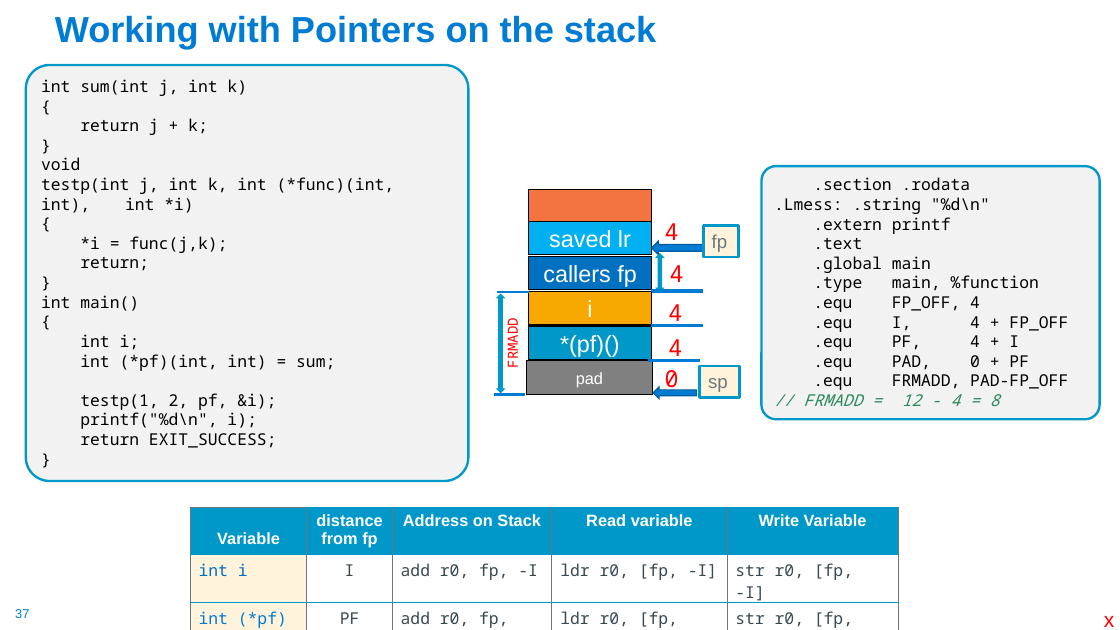
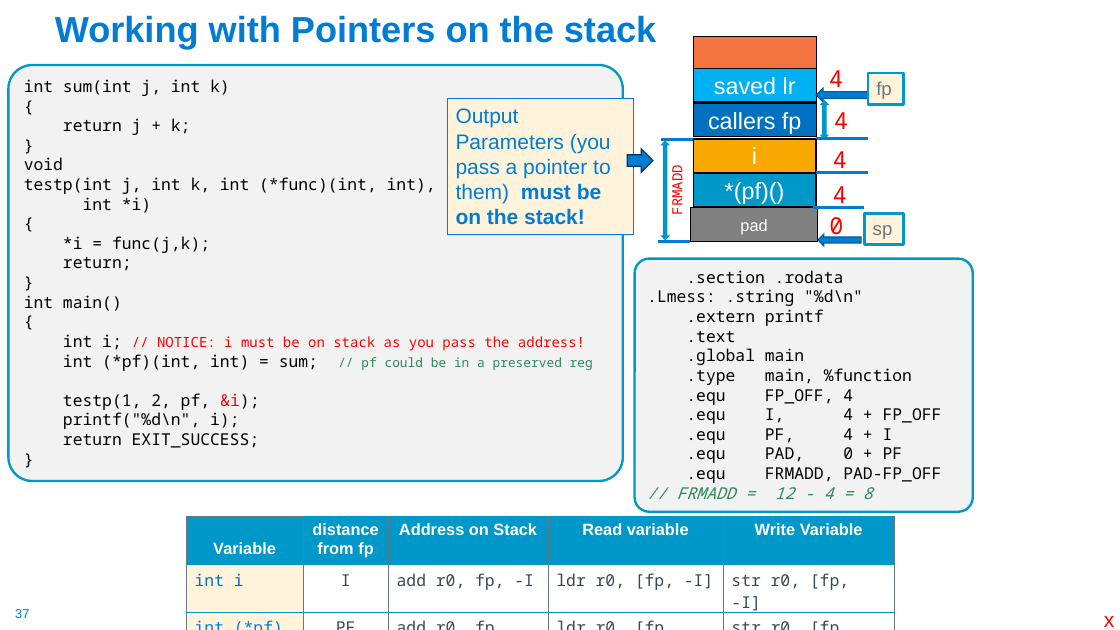
Before and after one commit to cse30-sp24/Muller-Slides, a slide deck: slide 37 of Lecture-17.pptx. Drawn at 1120x630 pixels with LibreOffice and Linux fonts; fonts in the diff are those of the drawing. Boxes give left, top, right and bottom in pixels: in the first picture for what was removed or moved away, otherwise in the second. Text is boxed around its words. In the diff, an @@ line names an element or a change of style, - is before the commit and + after.

```diff
--- a/Lecture-17.pptx
+++ b/Lecture-17.pptx
@@ rounded rectangle "int sum(int j, int k)": place and size @@
-rounded rectangle "int sum(int j, int k)" at (26,65,469,481)
+rounded rectangle "int sum(int j, int k)" at (8,65,623,481)
@@ rounded rectangle "int sum(int j, int k)" at (8,65,623,481): text colour #000000 to #FF0000 in "&i);" @@
@@ rectangle added at (447,99,634,235), fill #FFF4DB, outline #007CD5 0.75 pt, 18 pt, text #007CD5 @@
+Output Parameters (you pass a pointer to them) must be on the stack!
@@ right arrow added at (628,149,654,172), fill #007CD5, outline #00365D 1 pt @@
@@ text in rounded rectangle at (24,177,436,213): text changed @@
-testp(int j, int k, int (*func)(int, int), int *i)
+testp(int j, int k, int (*func)(int, int),
+int *i)
@@ rectangle "pad": place and size @@
-rectangle "pad" at (527,360,653,395)
+rectangle "pad" at (691,208,818,242)
@@ line moved from (649, 360) - (700, 360) to (813, 208) - (865, 208) @@
@@ 7 rectangles, 6 texts, 5 lines, 2 left arrows, 2 up down arrows: place and size @@
-7 rectangles, 6 texts, 5 lines, 2 left arrows, 2 up down arrows at (494,189,739,399)
+7 rectangles, 6 texts, 5 lines, 2 left arrows, 2 up down arrows at (659,36,904,246)
@@ rounded rectangle ".section .rodata": place and size @@
-rounded rectangle ".section .rodata" at (762,166,1101,419)
+rounded rectangle ".section .rodata" at (635,259,974,512)
@@ text in rounded rectangle at (63,334,593,371): text changed; size 14 to 12 pt; text colour #000000 to #FF0000 @@
-int i;
-int (*pf)(int, int) = sum;
+int i; // NOTICE: i must be on stack as you pass the address!
+int (*pf)(int, int) = sum; // pf could be in a preserved reg
@@ table: place and size @@
-table at (190,507,898,630)
+table at (187,517,895,620)
```
Also in this commit, not shown: 2 other slides changed, 1 other file.
